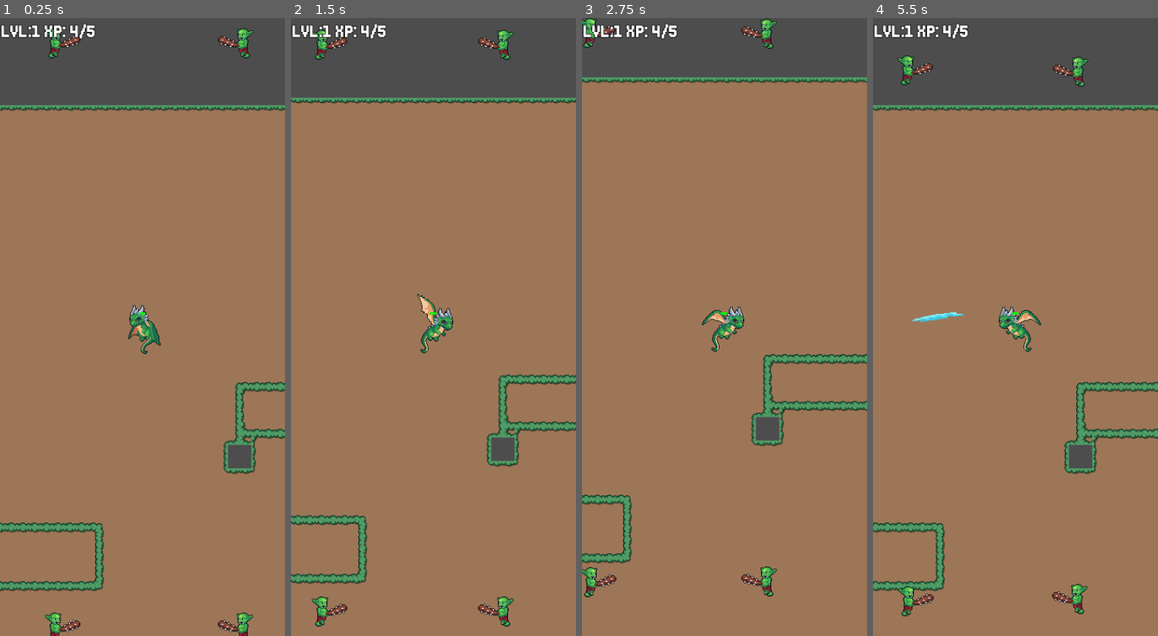
Above: before the commit, frames 1-4 (left to right).
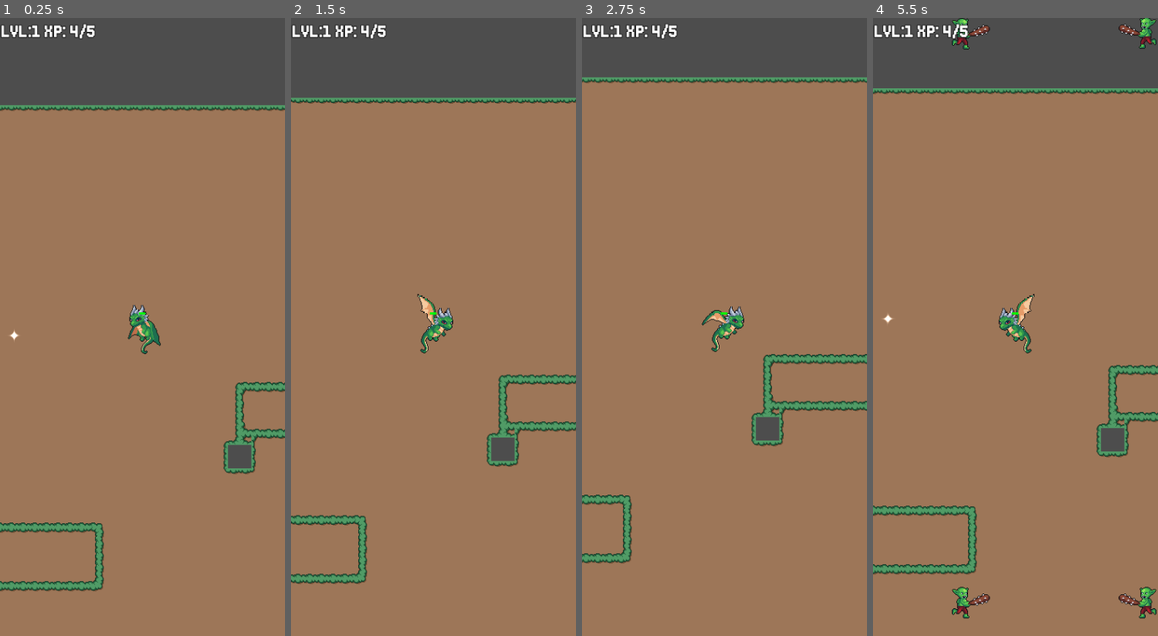
Above: after the commit, the same moments.

Repository: Loupax/vampire-survivors
Game: Godot game, scene res://World.tscn
The game is run twice, just before and just after one commit, with the same random seed, the same clock (stepped at 60 frames per second) and the same inputs.
Inputs:
- Up to frame 1 (0.25 s): no input
- Up to frame 2 (1.5 s): hold Right (right) 0.53-1.28 s; hold Down (down) from 1.28 s (still down)
- Up to frame 3 (2.75 s): release Down (down) at 2.03 s; hold Right (right) from 2.03 s (still down)
- Up to frame 4 (5.5 s): release Right (right) at 2.78 s; hold Up (up) 2.78-3.53 s; hold Left (left) 3.53-5.03 s; tap Space (pause_toggle) at 4.15 s; hold Down (down) from 5.03 s (still down)

The runs differ from the first frame. In frame 1, 1.0% of the frame differs, in the area x 3-89%, y 1-100%; in frame 2, 1.0%; in frame 3, 1.0%; in frame 4, 11%, in the area x 0-100%, y 0-98%.

Commit message:
Refactoring

Diff:
--- a/World.tscn
+++ b/World.tscn
@@ -1,8 +1,9 @@
-[gd_scene load_steps=7 format=4 uid="uid://c61evwfvt244j"]
+[gd_scene load_steps=8 format=4 uid="uid://c61evwfvt244j"]
 
 [ext_resource type="Script" path="res://world.gd" id="1_umg2i"]
 [ext_resource type="PackedScene" uid="uid://g5vun8m7do0r" path="res://entities/Player Character.tscn" id="2_2x8yj"]
 [ext_resource type="Texture2D" uid="uid://dhxkwojtjkufa" path="res://plains.png" id="2_xb7al"]
+[ext_resource type="PackedScene" uid="uid://syy2iiw2rdcr" path="res://entities/collectibles/xp_collectible.tscn" id="4_vgtuh"]
 [ext_resource type="PackedScene" uid="uid://w4qqa6c8lhf3" path="res://ui/level_up_screen.tscn" id="4_ygtfm"]
 
 [sub_resource type="TileSetAtlasSource" id="TileSetAtlasSource_wmo60"]
@@ -234,7 +235,9 @@
 
 [node name="Timer" type="Timer" parent="World"]
 wait_time = 5.0
-autostart = true
+
+[node name="XPCollectible" parent="World" instance=ExtResource("4_vgtuh")]
+position = Vector2(108, 170)
 
 [node name="CanvasLayer" type="CanvasLayer" parent="."]
 
--- a/attacks/hitscan.tscn
+++ /dev/null
@@ -1,67 +0,0 @@
-[gd_scene load_steps=12 format=3 uid="uid://cau0g8el71wd7"]
-
-[ext_resource type="Script" path="res://attacks/hitscan.gd" id="1_oy7l7"]
-[ext_resource type="Texture2D" uid="uid://cr1dsdvjykf1g" path="res://attacks/water_slash/1.png" id="2_f5msy"]
-[ext_resource type="Texture2D" uid="uid://v325nqnu7l12" path="res://attacks/water_slash/2.png" id="3_j35iv"]
-[ext_resource type="Texture2D" uid="uid://daf24o3v4lqxv" path="res://attacks/water_slash/3.png" id="4_ll7ii"]
-[ext_resource type="Texture2D" uid="uid://c85675bw4r37l" path="res://attacks/water_slash/4.png" id="5_6ekyd"]
-[ext_resource type="Texture2D" uid="uid://dl5lvlu7ryqnp" path="res://attacks/water_slash/5.png" id="6_my5uh"]
-[ext_resource type="Texture2D" uid="uid://cgoycemard7cr" path="res://attacks/water_slash/6.png" id="7_7pees"]
-[ext_resource type="Texture2D" uid="uid://c8ol7paeevfps" path="res://attacks/water_slash/7.png" id="8_g6ixl"]
-[ext_resource type="Texture2D" uid="uid://bpgc6vhoiw2kf" path="res://attacks/water_slash/8.png" id="9_5n4mj"]
-
-[sub_resource type="SpriteFrames" id="SpriteFrames_tf7hd"]
-animations = [{
-"frames": [{
-"duration": 1.0,
-"texture": ExtResource("2_f5msy")
-}, {
-"duration": 1.0,
-"texture": ExtResource("3_j35iv")
-}, {
-"duration": 1.0,
-"texture": ExtResource("4_ll7ii")
-}, {
-"duration": 1.0,
-"texture": ExtResource("5_6ekyd")
-}, {
-"duration": 1.0,
-"texture": ExtResource("6_my5uh")
-}, {
-"duration": 1.0,
-"texture": ExtResource("7_7pees")
-}, {
-"duration": 1.0,
-"texture": ExtResource("8_g6ixl")
-}, {
-"duration": 1.0,
-"texture": ExtResource("9_5n4mj")
-}],
-"loop": true,
-"name": &"default",
-"speed": 25.0
-}]
-
-[sub_resource type="RectangleShape2D" id="RectangleShape2D_lmb4x"]
-size = Vector2(20, 95)
-
-[node name="WaterSlash" type="Node2D"]
-script = ExtResource("1_oy7l7")
-
-[node name="AnimatedSprite2D" type="AnimatedSprite2D" parent="."]
-sprite_frames = SubResource("SpriteFrames_tf7hd")
-frame_progress = 0.181712
-metadata/_edit_lock_ = true
-
-[node name="Timer" type="Timer" parent="."]
-autostart = true
-
-[node name="ShapeCast2D" type="ShapeCast2D" parent="."]
-position = Vector2(-238, 58)
-shape = SubResource("RectangleShape2D_lmb4x")
-target_position = Vector2(468, 0)
-collision_mask = 2
-collide_with_areas = true
-collide_with_bodies = false
-
-[connection signal="timeout" from="Timer" to="." method="_on_timer_timeout"]
--- a/entities/Player Character.tscn
+++ b/entities/Player Character.tscn
@@ -1,10 +1,9 @@
-[gd_scene load_steps=17 format=3 uid="uid://g5vun8m7do0r"]
+[gd_scene load_steps=16 format=3 uid="uid://g5vun8m7do0r"]
 
 [ext_resource type="Script" path="res://entities/player_character.gd" id="1_76s61"]
 [ext_resource type="Texture2D" uid="uid://3dtvhnrekt2" path="res://entities/baby_dragon/outline/IDLE.png" id="2_gqnqk"]
 [ext_resource type="Texture2D" uid="uid://4wwbuyovdqsq" path="res://entities/baby_dragon/outline/MOVE.png" id="2_s1doq"]
 [ext_resource type="PackedScene" uid="uid://dqmd57uqgaeu7" path="res://collisions/Hitbox.tscn" id="3_pem7a"]
-[ext_resource type="PackedScene" uid="uid://cau0g8el71wd7" path="res://attacks/hitscan.tscn" id="4_plypo"]
 
 [sub_resource type="AtlasTexture" id="AtlasTexture_myydx"]
 atlas = ExtResource("2_gqnqk")
@@ -86,11 +85,6 @@
 animation = &"idle"
 metadata/_edit_lock_ = true
 
-[node name="WaterSlash" parent="AnimatedSprite2D" node_paths=PackedStringArray("attacker") instance=ExtResource("4_plypo")]
-position = Vector2(-94, -7)
-scale = Vector2(-0.31, 0.31)
-attacker = NodePath("../..")
-
 [node name="Hitbox" parent="." instance=ExtResource("3_pem7a")]
 position = Vector2(-10, -8)
 
--- a/entities/character.gd
+++ b/entities/character.gd
@@ -12,13 +12,16 @@
 
 var atk_multiplier:float = 1
 var damage_reduction:float = 0
+var flip_h:bool = false
 
 
 func _process(_delta: float) -> void:
 	if velocity.x > 0:
-		animation.scale.x = -1
+		animation.flip_h = true
+		flip_h = true
 	if velocity.x < 0:
-		animation.scale.x = 1
+		animation.flip_h = false
+		flip_h = false
 
 	if velocity != Vector2(0,0):
 		animation.play("walk")
@@ -27,6 +30,12 @@
 
 func _physics_process(delta: float) -> void:
 	move_and_slide()
+
+func add_child_scene(i: LevelUpOption):
+	var child = i.child_scene.instantiate()
+	if child.has_method("set_attacker"):
+		child.set_attacker(self)
+	add_child(child)
 
 func resolve_attack(attacker: Character, receiver: Character, dmg: int):
 	var dmg_dealt = int(round(dmg * attacker.atk_multiplier))
--- a/attacks/hitscan.gd
+++ b/resources/atk_water_jet/water_jet.gd
@@ -1,8 +1,17 @@
-class_name HitscanAttack
+class_name WaterJet
 extends Node2D
 @onready var animation:AnimatedSprite2D = $AnimatedSprite2D
 @onready var ray:ShapeCast2D = $ShapeCast2D
-@export var attacker:Node2D
+var attacker:Node2D
+
+func set_attacker(who:Node2D):
+	attacker = who
+
+func _process(delta: float) -> void:
+	if attacker.flip_h:
+		scale.x = abs(scale.x) * 1
+	else:
+		scale.x = abs(scale.x) * -1
 # Called when the node enters the scene tree for the first time.
 func _ready() -> void:
 	# Hide the sprite initially
--- /dev/null
+++ b/resources/atk_water_jet/water_jet.tres
@@ -0,0 +1,15 @@
+[gd_resource type="Resource" load_steps=3 format=3 uid="uid://dw02qo5oxy5xc"]
+
+[ext_resource type="PackedScene" uid="uid://b2507msycfbgq" path="res://resources/atk_water_jet/water_jet.tscn" id="1_wo84c"]
+
+[sub_resource type="GDScript" id="GDScript_jvphp"]
+script/source = "extends LevelUpOption
+
+func level_up(who:Character):
+	who.add_child_scene(self)
+"
+
+[resource]
+script = SubResource("GDScript_jvphp")
+name = "Water Jet"
+child_scene = ExtResource("1_wo84c")
--- /dev/null
+++ b/resources/atk_water_jet/water_jet.tscn
@@ -0,0 +1,69 @@
+[gd_scene load_steps=12 format=3 uid="uid://b2507msycfbgq"]
+
+[ext_resource type="Script" path="res://resources/atk_water_jet/water_jet.gd" id="1_aekfa"]
+[ext_resource type="Texture2D" uid="uid://cr1dsdvjykf1g" path="res://resources/atk_water_jet/water_slash/1.png" id="2_4oq85"]
+[ext_resource type="Texture2D" uid="uid://v325nqnu7l12" path="res://resources/atk_water_jet/water_slash/2.png" id="3_vt62t"]
+[ext_resource type="Texture2D" uid="uid://daf24o3v4lqxv" path="res://resources/atk_water_jet/water_slash/3.png" id="4_ki3mk"]
+[ext_resource type="Texture2D" uid="uid://c85675bw4r37l" path="res://resources/atk_water_jet/water_slash/4.png" id="5_jqoa1"]
+[ext_resource type="Texture2D" uid="uid://dl5lvlu7ryqnp" path="res://resources/atk_water_jet/water_slash/5.png" id="6_4qyrt"]
+[ext_resource type="Texture2D" uid="uid://cgoycemard7cr" path="res://resources/atk_water_jet/water_slash/6.png" id="7_smt7a"]
+[ext_resource type="Texture2D" uid="uid://c8ol7paeevfps" path="res://resources/atk_water_jet/water_slash/7.png" id="8_6ywr6"]
+[ext_resource type="Texture2D" uid="uid://bpgc6vhoiw2kf" path="res://resources/atk_water_jet/water_slash/8.png" id="9_q6cia"]
+
+[sub_resource type="SpriteFrames" id="SpriteFrames_tf7hd"]
+animations = [{
+"frames": [{
+"duration": 1.0,
+"texture": ExtResource("2_4oq85")
+}, {
+"duration": 1.0,
+"texture": ExtResource("3_vt62t")
+}, {
+"duration": 1.0,
+"texture": ExtResource("4_ki3mk")
+}, {
+"duration": 1.0,
+"texture": ExtResource("5_jqoa1")
+}, {
+"duration": 1.0,
+"texture": ExtResource("6_4qyrt")
+}, {
+"duration": 1.0,
+"texture": ExtResource("7_smt7a")
+}, {
+"duration": 1.0,
+"texture": ExtResource("8_6ywr6")
+}, {
+"duration": 1.0,
+"texture": ExtResource("9_q6cia")
+}],
+"loop": true,
+"name": &"default",
+"speed": 25.0
+}]
+
+[sub_resource type="RectangleShape2D" id="RectangleShape2D_lmb4x"]
+size = Vector2(20, 95)
+
+[node name="WaterJet" type="Node2D"]
+script = ExtResource("1_aekfa")
+
+[node name="AnimatedSprite2D" type="AnimatedSprite2D" parent="."]
+position = Vector2(124, -20)
+scale = Vector2(0.5, 0.5)
+sprite_frames = SubResource("SpriteFrames_tf7hd")
+frame_progress = 0.0831794
+
+[node name="Timer" type="Timer" parent="."]
+autostart = true
+
+[node name="ShapeCast2D" type="ShapeCast2D" parent="."]
+position = Vector2(8, -1)
+scale = Vector2(0.5, 0.5)
+shape = SubResource("RectangleShape2D_lmb4x")
+target_position = Vector2(468, 0)
+collision_mask = 2
+collide_with_areas = true
+collide_with_bodies = false
+
+[connection signal="timeout" from="Timer" to="." method="_on_timer_timeout"]
--- a/resources/level_up_option.gd
+++ b/resources/level_up_option.gd
@@ -2,3 +2,5 @@
 extends Resource
 
 @export var name:String
+@export var world_icon:Texture2D
+@export var child_scene:PackedScene
--- a/ui/level_up_screen.tscn
+++ b/ui/level_up_screen.tscn
@@ -1,10 +1,11 @@
-[gd_scene load_steps=6 format=3 uid="uid://w4qqa6c8lhf3"]
+[gd_scene load_steps=7 format=3 uid="uid://w4qqa6c8lhf3"]
 
 [ext_resource type="Script" path="res://ui/level_up_screen.gd" id="1_byjhf"]
 [ext_resource type="PackedScene" uid="uid://g1g7cm5ud8qv" path="res://ui/level_up/LevelUpButton.tscn" id="2_aa66p"]
 [ext_resource type="Resource" uid="uid://cbwhf87t21we1" path="res://resources/attack_lvl_up_option.tres" id="3_tcxkk"]
 [ext_resource type="Resource" uid="uid://btkxfrxppsupr" path="res://resources/defence_lvl_up_option.tres" id="4_crv0y"]
 [ext_resource type="Resource" uid="uid://lqbbhbe2d6ef" path="res://resources/max_hp_lvl_up_option.tres" id="5_s4ffh"]
+[ext_resource type="Resource" uid="uid://dw02qo5oxy5xc" path="res://resources/atk_water_jet/water_jet.tres" id="6_1kk05"]
 
 [node name="CanvasLayer" type="Control"]
 layout_mode = 3
@@ -63,6 +64,11 @@
 size_flags_vertical = 4
 level_up_option = ExtResource("5_s4ffh")
 
+[node name="Water Jet" parent="VBoxContainer/ss/PanelContainer/VBoxContainer" instance=ExtResource("2_aa66p")]
+layout_mode = 2
+size_flags_vertical = 4
+level_up_option = ExtResource("6_1kk05")
+
 [node name="Spacer" type="Control" parent="VBoxContainer/ss"]
 layout_mode = 2
 size_flags_horizontal = 3
@@ -76,3 +82,4 @@
 [connection signal="level_up_option_selected" from="VBoxContainer/ss/PanelContainer/VBoxContainer/+1p Atk btn" to="." method="_on_level_up_option_selected"]
 [connection signal="level_up_option_selected" from="VBoxContainer/ss/PanelContainer/VBoxContainer/+1 Def btn" to="." method="_on_level_up_option_selected"]
 [connection signal="level_up_option_selected" from="VBoxContainer/ss/PanelContainer/VBoxContainer/+10 Max HP btn" to="." method="_on_level_up_option_selected"]
+[connection signal="level_up_option_selected" from="VBoxContainer/ss/PanelContainer/VBoxContainer/Water Jet" to="." method="_on_level_up_option_selected"]
--- a/world.gd
+++ b/world.gd
@@ -11,7 +11,7 @@
 # Called when the node enters the scene tree for the first time.
 func _ready() -> void:
 	player.xp = 4
-	spawn_enemies_in_circle(player.position, 10, 422)
+	#spawn_enemies_in_circle(player.position, 10, 422)
 	GlobalSignals.connect("level_up_option_selected", _on_level_up_screen_level_up_option_selected)
 
 
@@ -21,10 +21,12 @@
 	xp_indicator.text = "LVL:%d XP: %d/%d" % [player.level, player.xp, player.xp_till_next_level]
 
 	if Input.is_action_just_pressed("pause_toggle"):
-		if process_mode == PROCESS_MODE_DISABLED:
-			call_deferred("_unpause")
-		else:
-			call_deferred("_pause")
+		spawn_enemies_in_circle(player.position, 10, 422)
+
+		#if process_mode == PROCESS_MODE_DISABLED:
+			#call_deferred("_unpause")
+		#else:
+			#call_deferred("_pause")
 	if Input.is_action_pressed("restart"):
 		get_tree().reload_current_scene()
 
Renamed: attacks/water_slash/1.png -> resources/atk_water_jet/water_slash/1.png
Not shown, changed: resources/atk_water_jet/water_slash/1.png.import
Renamed: attacks/water_slash/2.png -> resources/atk_water_jet/water_slash/2.png
Not shown, changed: resources/atk_water_jet/water_slash/2.png.import
Renamed: attacks/water_slash/3.png -> resources/atk_water_jet/water_slash/3.png
Not shown, changed: resources/atk_water_jet/water_slash/3.png.import
Renamed: attacks/water_slash/4.png -> resources/atk_water_jet/water_slash/4.png
Not shown, changed: resources/atk_water_jet/water_slash/4.png.import
Renamed: attacks/water_slash/5.png -> resources/atk_water_jet/water_slash/5.png
Not shown, changed: resources/atk_water_jet/water_slash/5.png.import
Renamed: attacks/water_slash/6.png -> resources/atk_water_jet/water_slash/6.png
Not shown, changed: resources/atk_water_jet/water_slash/6.png.import
(and 4 more such lines)
